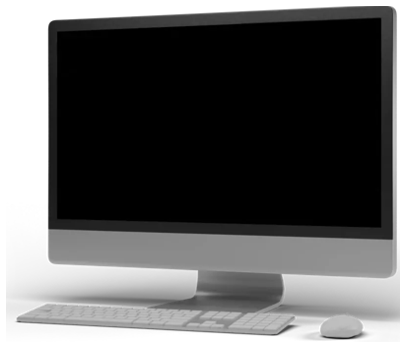
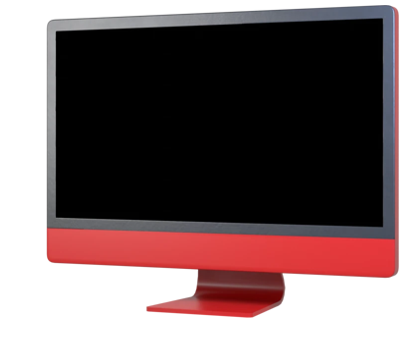
Revision of a layered 400x342 image; what changed, layer by layer:
hid "Background" (1st of 2), painted on it over [6, 5, 400, 342]
showed "Background" (2nd of 2), painted on it over [6, 5, 400, 342]
